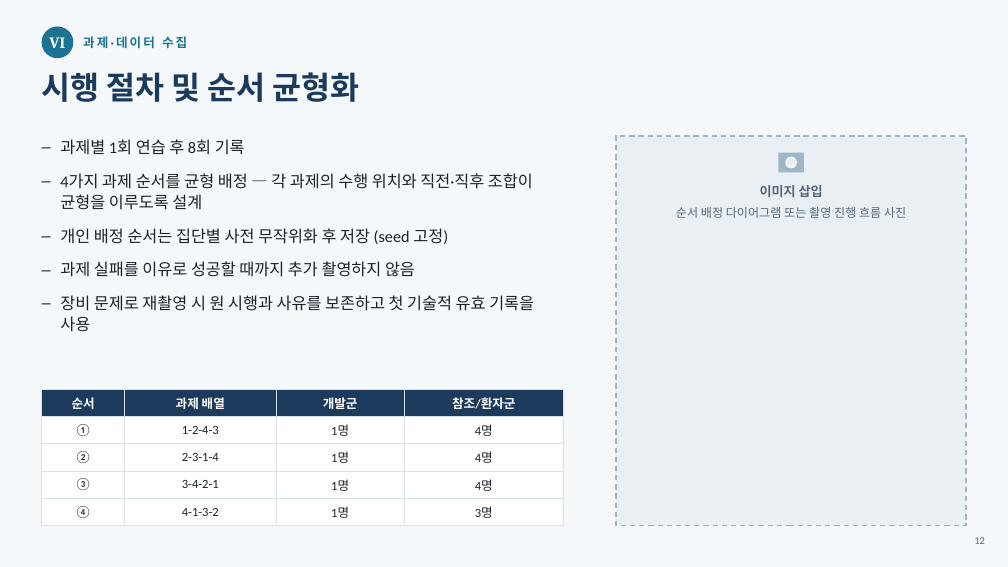
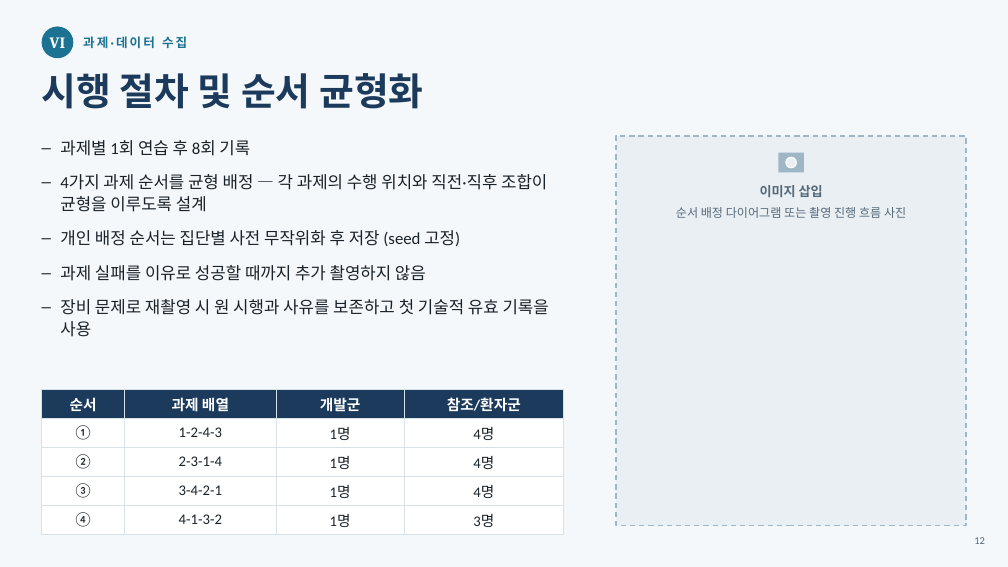
Before and after one commit to passtock/casstone, a slide deck: slide 11 of capstone/연구계획서_발표슬라이드클로드.pptx (slide 12 before the commit). Drawn at 1008x567 pixels with LibreOffice and Linux fonts; fonts in the diff are those of the drawing. Boxes give left, top, right and bottom in pixels: in the first picture for what was removed or moved away, otherwise in the second. Text is boxed around its words. In the diff, an @@ line names an element or a change of style, - is before the commit and + after.

```diff
--- a/capstone/연구계획서_발표슬라이드클로드.pptx
+++ b/capstone/연구계획서_발표슬라이드클로드.pptx
@@ text "시행 절차 및 순서 균형화" at box(42, 73, 423, 109): size 30 to 36 pt @@
@@ text "과제별 1회 연습 후 8회 ..." at box(60, 140, 549, 337): size 15.5 to 16 pt @@
@@ rectangle at box(616, 136, 966, 526): proportions changed @@
@@ table at box(42, 389, 563, 531) @@
@@ size 12 to 14 pt @@
```
Also in this commit, not shown: 14 other slides changed, 1 slide removed, 34 other files.
